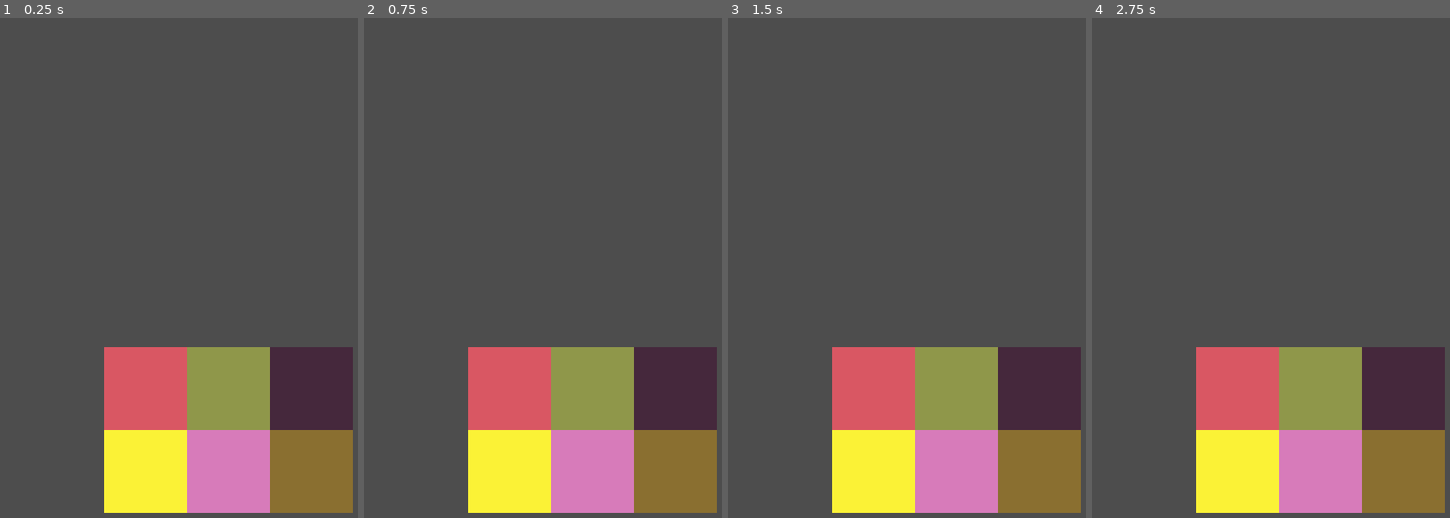
Above: before the commit, frames 1-4 (left to right).
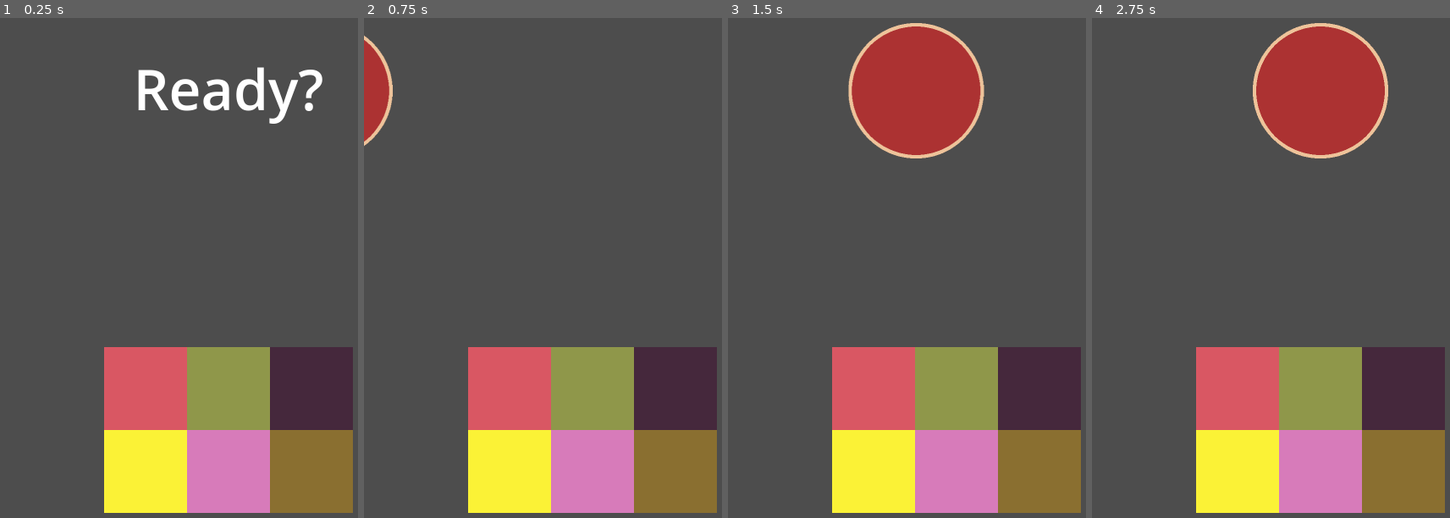
Above: after the commit, the same moments.

Repository: msanatan/EasyPizza
Game: Godot game, scene res://levels/main/game.tscn
Same seed, same stepped clock (60 frames per second), same inputs: the game is played once before the commit and once after it.
Inputs (mouse positions are in pixels of both pictures, inside the frame that each line leads up to):
- Up to frame 1 (0.25 s): no input
- Up to frame 2 (0.75 s): tap Enter at 0.5 s; move the mouse to (510, 388) at 0.52 s; click (510, 388) at 0.6 s
- Up to frame 3 (1.5 s): move the mouse to (957, 388) at 1.27 s; click (957, 388) at 1.35 s
- Up to frame 4 (2.75 s): tap Space at 2 s; move the mouse to (1403, 388) at 2.02 s; click (1403, 388) at 2.1 s

The runs differ from the first frame. In frame 1, 1.8% of the frame differs, in the area x 38-91%, y 9-22%; in frame 2, 1.3%; in frame 3, 8.1%; in frame 4, 8.1%, in the area x 44-83%, y 1-29%.

Commit message:
Add the placeholder ready text + bring the pizza
The matching mechanics are not yet there, but it's coming together

Diff:
--- a/levels/main/game.gd
+++ b/levels/main/game.gd
@@ -10,7 +10,9 @@
 @export var ingredient_size = 196
 @export var row_size = 3
 
-@onready var ingredients_container = $IngredientsContainer
+@onready var ingredients_container: Node2D = $IngredientsContainer
+@onready var ready_label: Label = $HUD/ReadyLabel
+@onready var pizza_animation: AnimationPlayer = $Pizza/AnimationPlayer
 
 var current_state: GameState = GameState.READY
 var ingredient_data: Array[IngredientData] = []
@@ -26,6 +28,8 @@
 func _input(event):
 	if current_state == GameState.READY and Input.is_action_just_pressed("click"):
 		current_state = GameState.PLAYING
+		ready_label.hide()
+		pizza_animation.play("pizza_enter_scene")
 		# Make every ingredient active so they can react to the user selection
 		for ingredient in selected_ingredients:
 			ingredient.is_playing = true
--- a/levels/main/game.tscn
+++ b/levels/main/game.tscn
@@ -60,6 +60,21 @@
 script = ExtResource("1_ey8fq")
 ingredient_scene = ExtResource("2_e1ilo")
 
+[node name="HUD" type="CanvasLayer" parent="."]
+
+[node name="ReadyLabel" type="Label" parent="HUD"]
+anchors_preset = 5
+anchor_left = 0.5
+anchor_right = 0.5
+offset_left = -225.0
+offset_top = 224.0
+offset_right = 225.0
+offset_bottom = 405.0
+grow_horizontal = 2
+size_flags_horizontal = 4
+theme_override_font_sizes/font_size = 132
+text = "Ready?"
+
 [node name="Pizza" type="Sprite2D" parent="."]
 position = Vector2(-160, 320)
 texture = ExtResource("3_b02xl")
